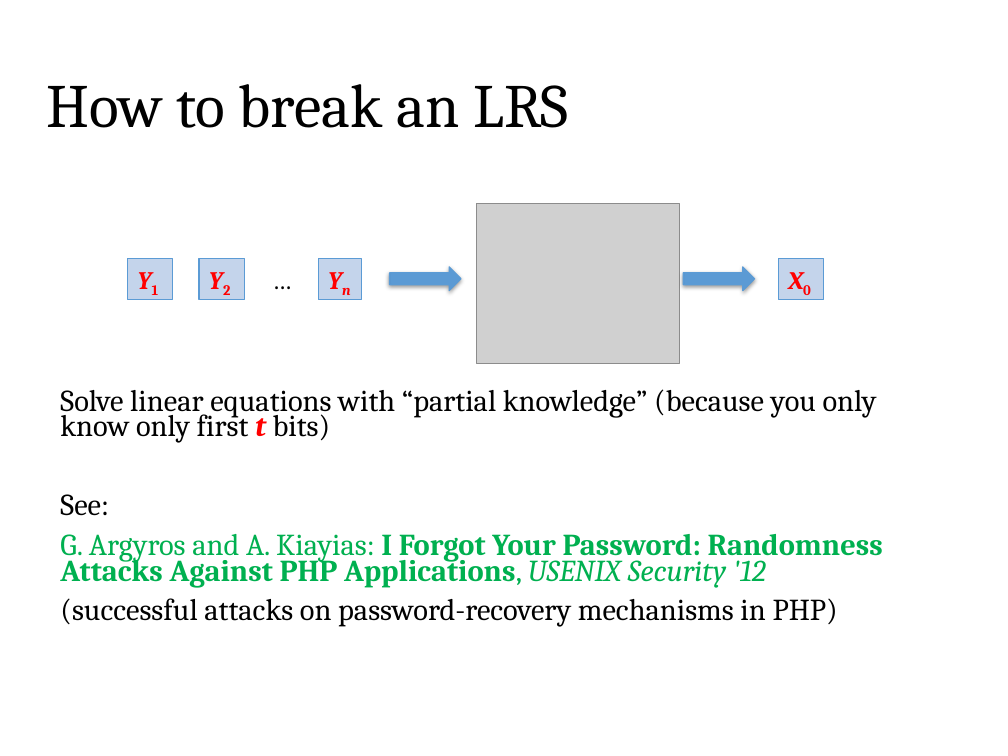
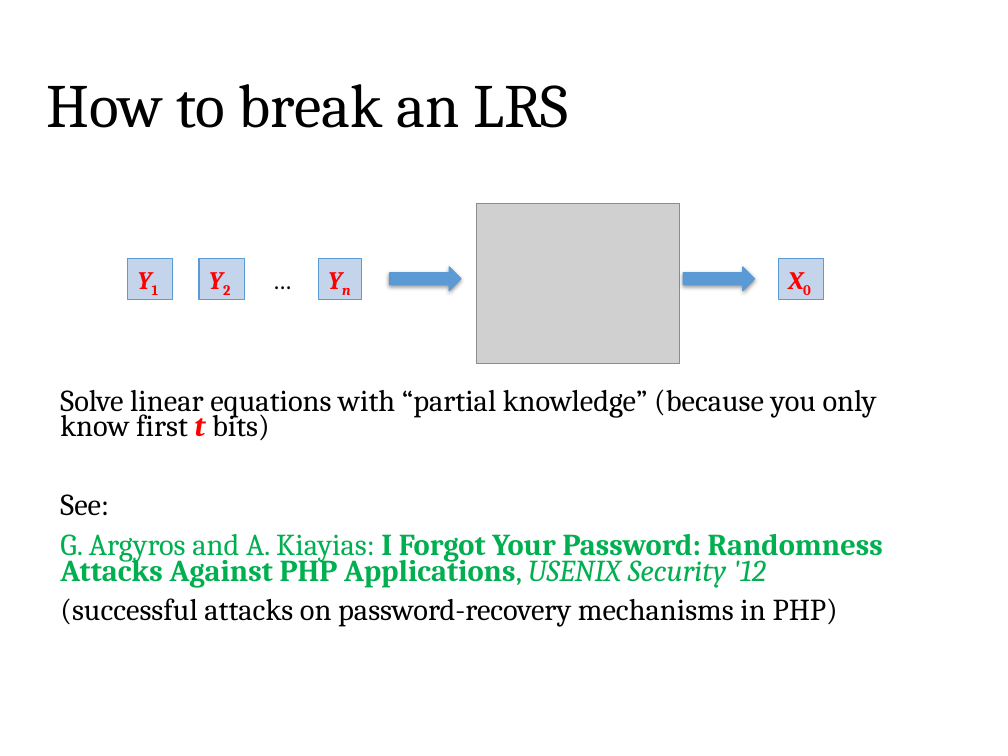
Before and after one commit to sdziembowski/cryptography-I-2026, a slide deck: slide 35 of Slides/chapter02.pptx. Drawn at 1008x756 pixels with LibreOffice and Linux fonts; fonts in the diff are those of the drawing; grey boxes stand for pictures. Boxes give left, top, right and bottom in pixels: in the first picture for what was removed or moved away, otherwise in the second. Text is boxed around its words. In the diff, an @@ line names an element or a change of style, - is before the commit and + after.

```diff
--- a/Slides/chapter02.pptx
+++ b/Slides/chapter02.pptx
@@ text at [60,389,877,440]: text changed @@
-Solve linear equations with “partial knowledge” (because you only know only first t bits)
+Solve linear equations with “partial knowledge” (because you only know first t bits)
```
Also in this commit, not shown: 25 other slides changed, 2 slides added, 10 slides removed, 1 other file.
